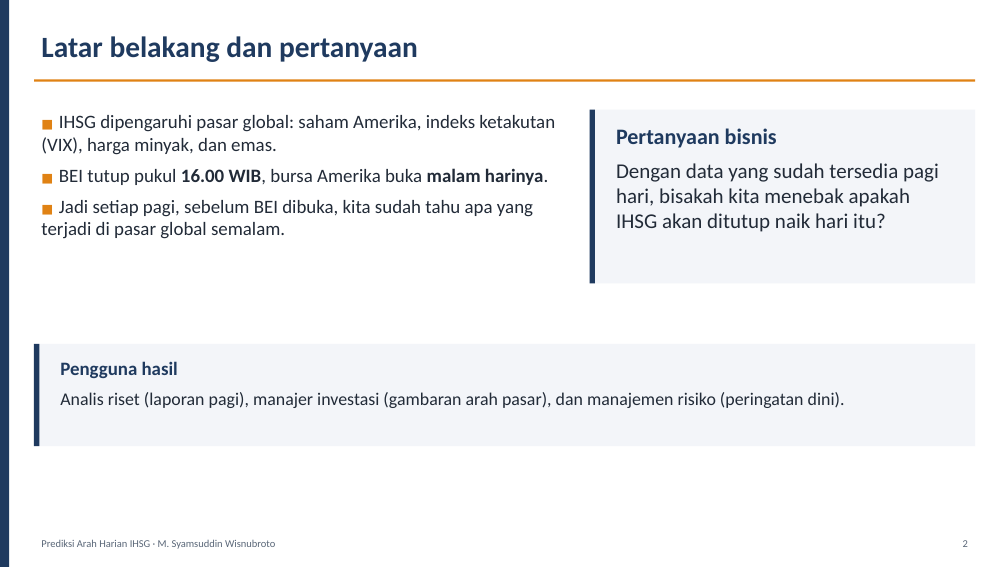
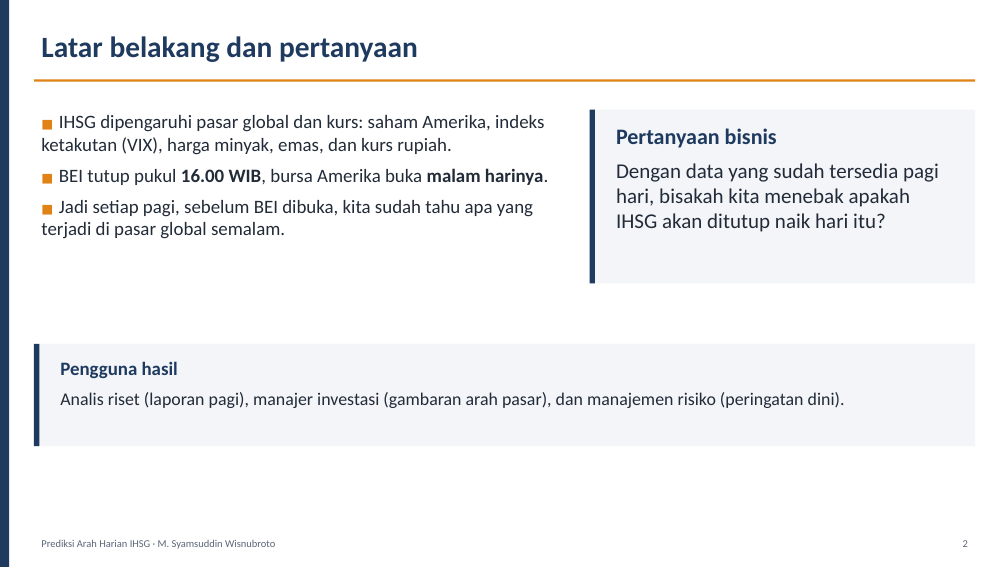
Before and after one commit to syamsuddinexcellent/portfolio-ilmuwan-data, a slide deck: slide 2 of presentation/Presentasi_Ilmuwan_Data_Syamsuddin_Wisnubroto.pptx. Drawn at 1008x567 pixels with LibreOffice and Linux fonts; fonts in the diff are those of the drawing. Boxes give left, top, right and bottom in pixels: in the first picture for what was removed or moved away, otherwise in the second. Text is boxed around its words. In the diff, an @@ line names an element or a change of style, - is before the commit and + after.

```diff
--- a/presentation/Presentasi_Ilmuwan_Data_Syamsuddin_Wisnubroto.pptx
+++ b/presentation/Presentasi_Ilmuwan_Data_Syamsuddin_Wisnubroto.pptx
@@ text at (41,115,544,155): text changed @@
-■ IHSG dipengaruhi pasar global: saham Amerika, indeks ketakutan (VIX), harga minyak, dan emas.
+■ IHSG dipengaruhi pasar global dan kurs: saham Amerika, indeks ketakutan (VIX), harga minyak, emas, dan kurs rupiah.
```
Also in this commit, not shown: 9 other slides changed, 32 other files.
